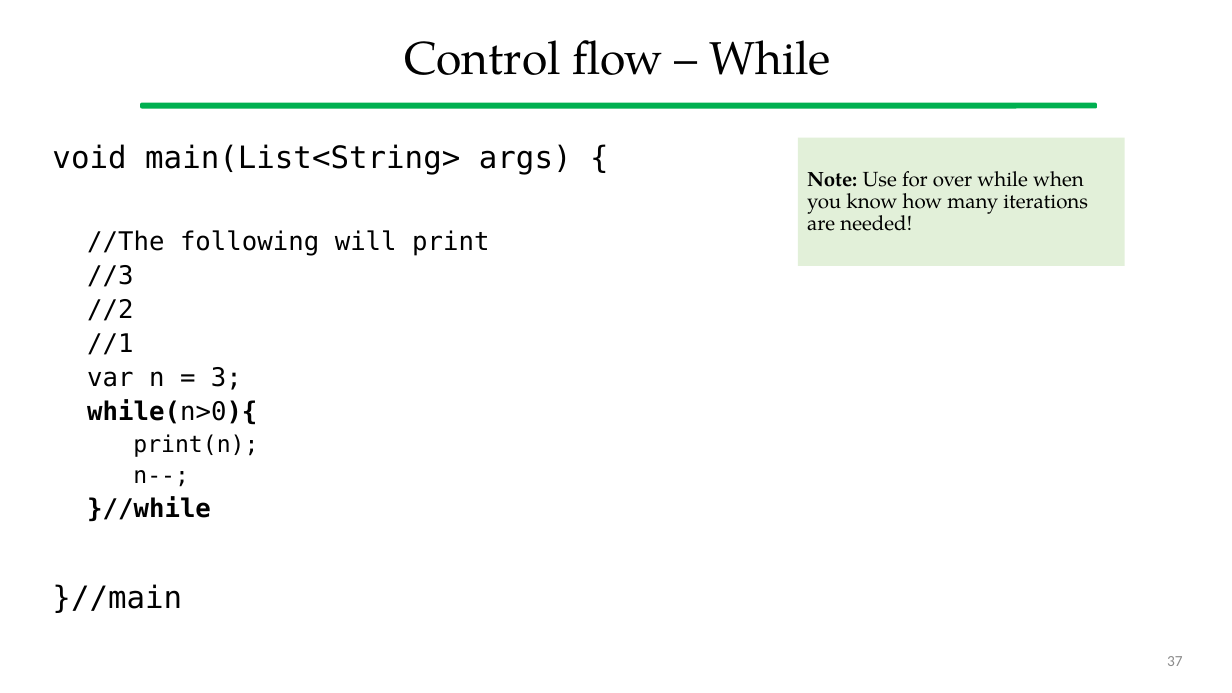
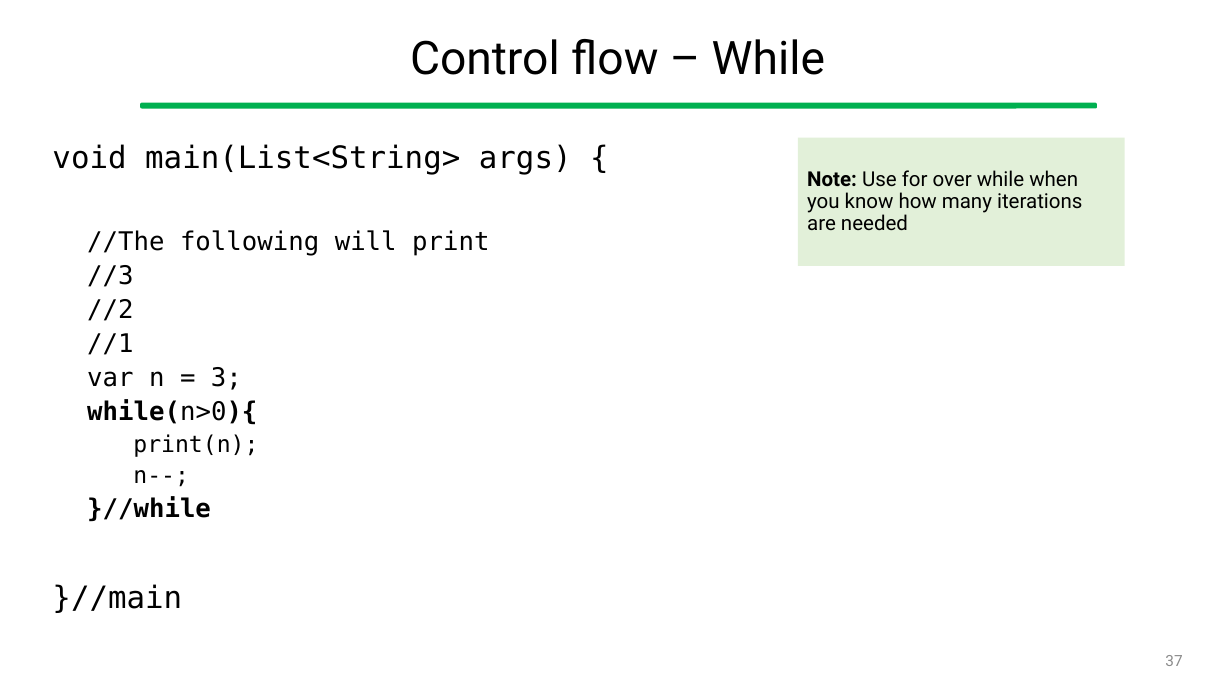
Before and after one commit to gcappon/bwthw, a slide deck: slide 37 of lab_02-dart_101_part_1/lab_02-dart_101_part_1.pptx. Drawn at 1232x693 pixels with LibreOffice and Linux fonts; fonts in the diff are those of the drawing. Boxes give left, top, right and bottom in pixels: in the first picture for what was removed or moved away, otherwise in the second. Text is boxed around its words. In the diff, an @@ line names an element or a change of style, - is before the commit and + after.

```diff
--- a/lab_02-dart_101_part_1/lab_02-dart_101_part_1.pptx
+++ b/lab_02-dart_101_part_1/lab_02-dart_101_part_1.pptx
@@ title "Control flow – While" at (410, 39, 825, 75): font TeX Gyre Pagella to Roboto @@
@@ text in rectangle at (807, 170, 1082, 231): text changed; font TeX Gyre Pagella to Roboto @@
-Note: Use for over while when you know how many iterations are needed!
+Note: Use for over while when you know how many iterations are needed
@@ page number at (1165, 655, 1182, 666): font Calibri to Roboto @@
```
Also in this commit, not shown: 49 other slides changed, 3 other files.
